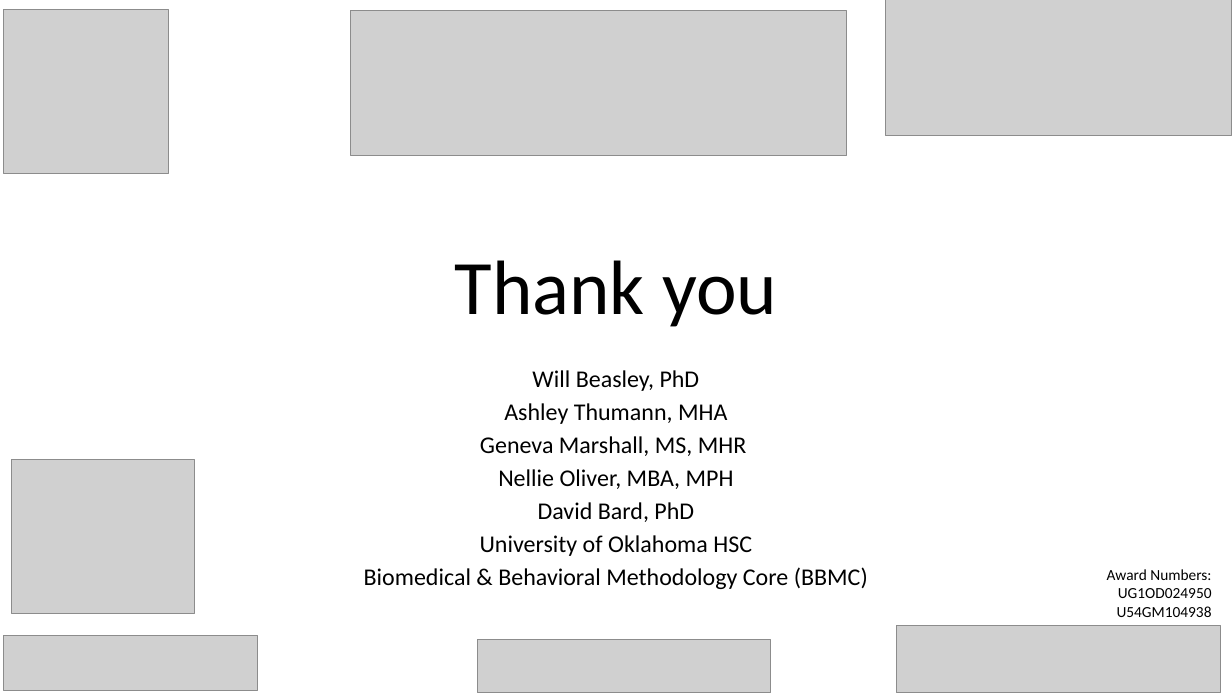
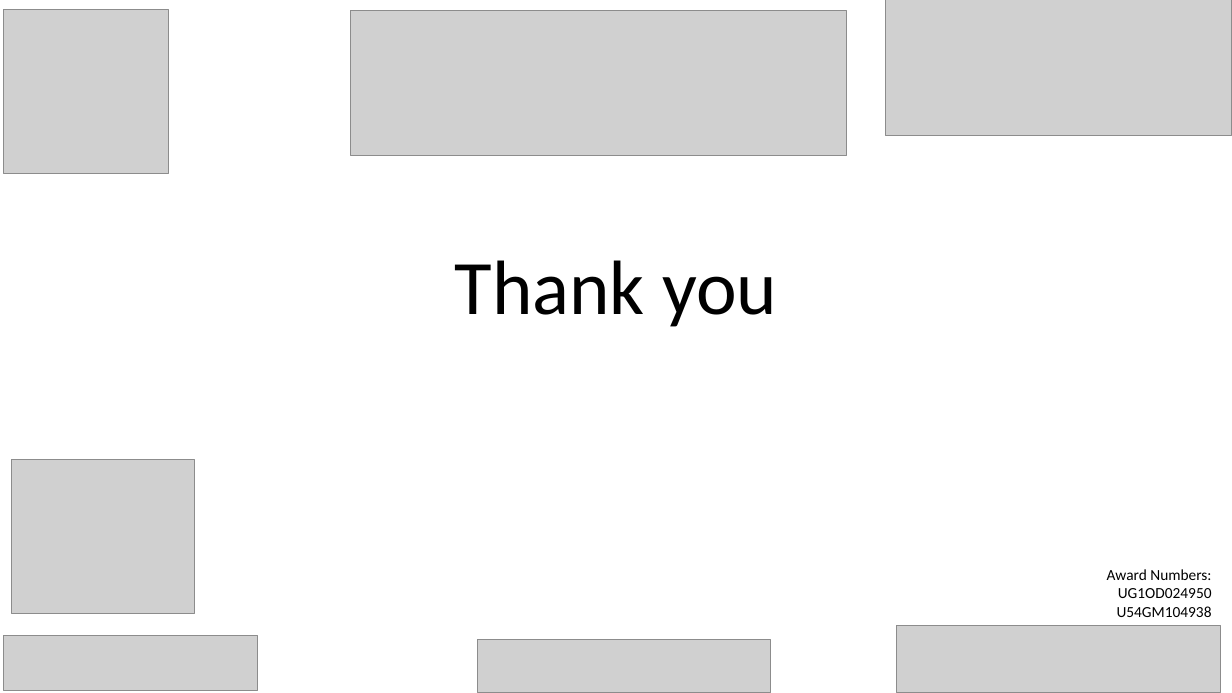
Before and after one commit to OuhscBbmc/prairie-outpost-public, a slide deck: slide 18 of publications/presentation-2022-04-geroscience/beasley-2022-04-n3c-geroscience.pptx (slide 15 before the commit). Drawn at 1232x693 pixels with LibreOffice and Linux fonts; fonts in the diff are those of the drawing; grey boxes stand for pictures; background and template pictures are left out. Boxes give left, top, right and bottom in pixels: in the first picture for what was removed or moved away, otherwise in the second. Text is boxed around its words. In the diff, an @@ line names an element or a change of style, - is before the commit and + after.

```diff
--- a/publications/presentation-2022-04-geroscience/beasley-2022-04-n3c-geroscience.pptx
+++ b/publications/presentation-2022-04-geroscience/beasley-2022-04-n3c-geroscience.pptx
@@ subtitle removed at [364,370,868,589] @@
-Will Beasley, PhD
-Ashley Thumann, MHA
-Geneva Marshall, MS, MHR
-Nellie Oliver, MBA, MPH
-David Bard, PhD
-University of Oklahoma HSC
-Biomedical & Behavioral Methodology Core (BBMC)
```
Also in this commit, not shown: 2 other slides changed, 3 slides added, 3 other files.
